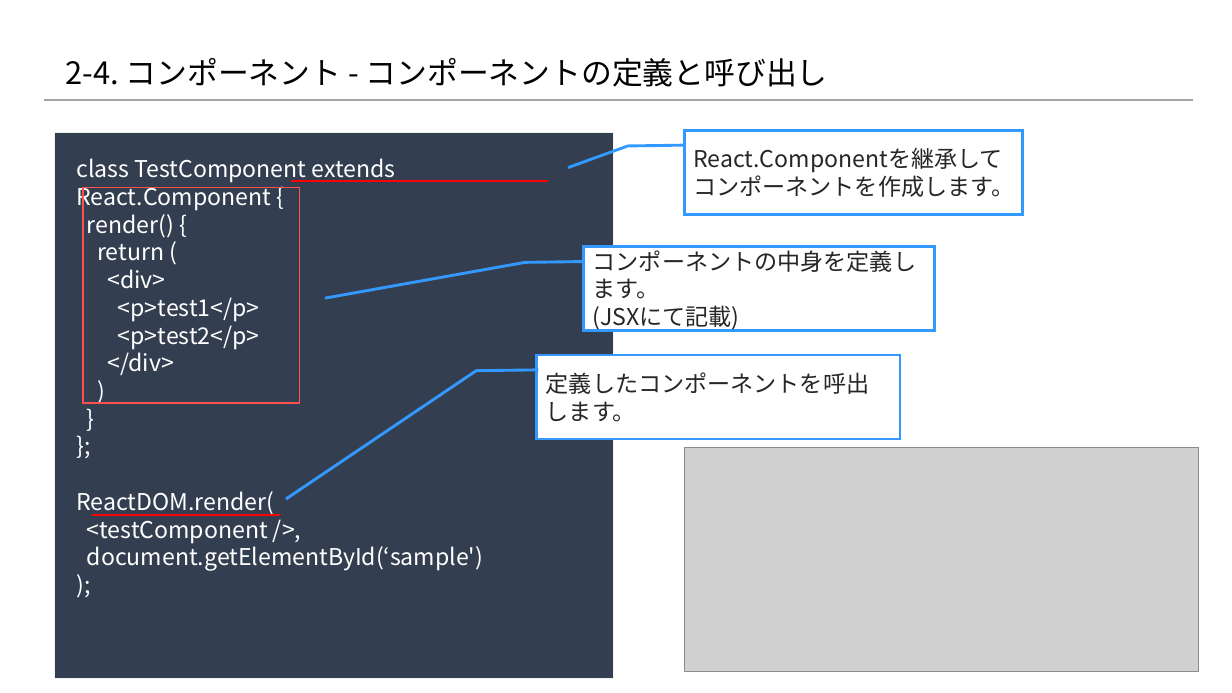
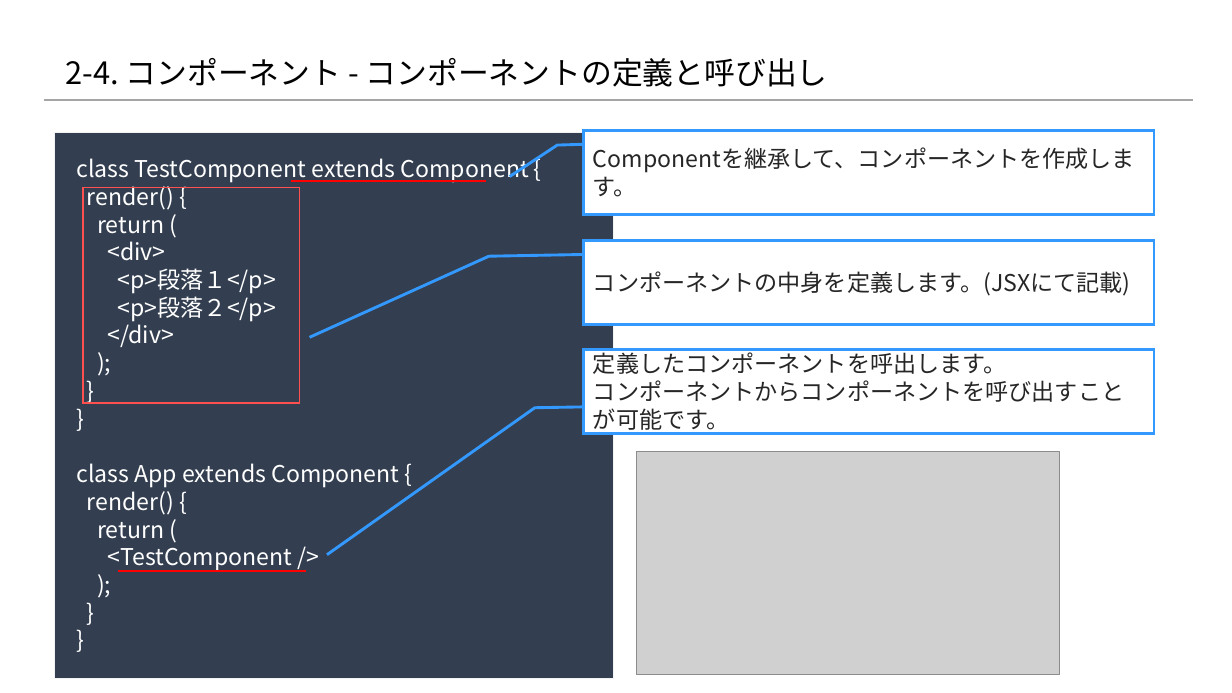
Before and after one commit to 2018SYSTEMI34/diary, a slide deck: slide 3 of doc/02_SlideShare/01.ネタ/２_Reactの基礎/2-4_Reactの基礎知識 ～コンポーネント編～.pptx. Drawn at 1232x693 pixels with LibreOffice and Linux fonts; fonts in the diff are those of the drawing; grey boxes stand for pictures; background and template pictures are left out. Boxes give left, top, right and bottom in pixels: in the first picture for what was removed or moved away, otherwise in the second. Text is boxed around its words. In the diff, an @@ line names an element or a change of style, - is before the commit and + after.

```diff
--- a/doc/02_SlideShare/01.ネタ/２_Reactの基礎/2-4_Reactの基礎知識 ～コンポーネント編～.pptx
+++ b/doc/02_SlideShare/01.ネタ/２_Reactの基礎/2-4_Reactの基礎知識 ～コンポーネント編～.pptx
@@ border callout "Componentを継承して、コンポーネントを作成します。": place and size @@
-border callout "Componentを継承して、コンポーネントを作成します。" at [684,130,1022,214]
+border callout "Componentを継承して、コンポーネントを作成します。" at [584,130,1154,214]
@@ text in border callout at [593,147,1135,197]: text changed @@
-React.Componentを継承して
-コンポーネントを作成します。
+Componentを継承して、コンポーネントを作成します。
@@ text at [76,158,529,571]: text changed @@
-)
+);
@@ text at [76,158,529,571]: paragraphs added @@
+}
+}
@@ text at [76,158,529,183]: text changed @@
-class TestComponent extends React.Component {
+class TestComponent extends Component {
@@ line moved from (291, 181) - (548, 181) to (291, 181) - (486, 181) @@
@@ text at [118,268,276,321]: text changed @@
-<p>test1</p>
-<p>test2</p>
+<p>段落１</p>
+<p>段落２</p>
@@ border callout "コンポーネントの中身を定義します。(JSXにて記載)": place and size @@
-border callout "コンポーネントの中身を定義します。(JSXにて記載)" at [584,247,935,331]
+border callout "コンポーネントの中身を定義します。(JSXにて記載)" at [584,240,1154,324]
@@ text in border callout at [593,271,1131,296]: text changed @@
-コンポーネントの中身を定義します。
-(JSXにて記載)
+コンポーネントの中身を定義します。(JSXにて記載)
@@ proportions changed in 3 elements at [584,240,1154,324], [584,130,1154,214], [584,349,1154,433] @@
@@ border callout "定義したコンポーネントを呼出します。": place and size @@
-border callout "定義したコンポーネントを呼出します。" at [537,355,900,439]
+border callout "定義したコンポーネントを呼出します。" at [584,349,1154,433]
@@ text in border callout at [593,380,1124,434]: paragraph added @@
+コンポーネントからコンポーネントを呼び出すことが可能です。
@@ text at [76,463,399,571]: text changed @@
-};
-ReactDOM.render(
-<testComponent />,
-document.getElementById(‘sample')
+}
+class App extends Component {
+render() {
+return (
+<TestComponent />
@@ picture: place and size @@
-picture at [684,447,1199,672]
+picture at [637,451,1059,674]
@@ line moved from (91, 515) - (280, 515) to (118, 571) - (307, 571) @@
```
Also in this commit, not shown: 4 other slides changed, 1 other file.
